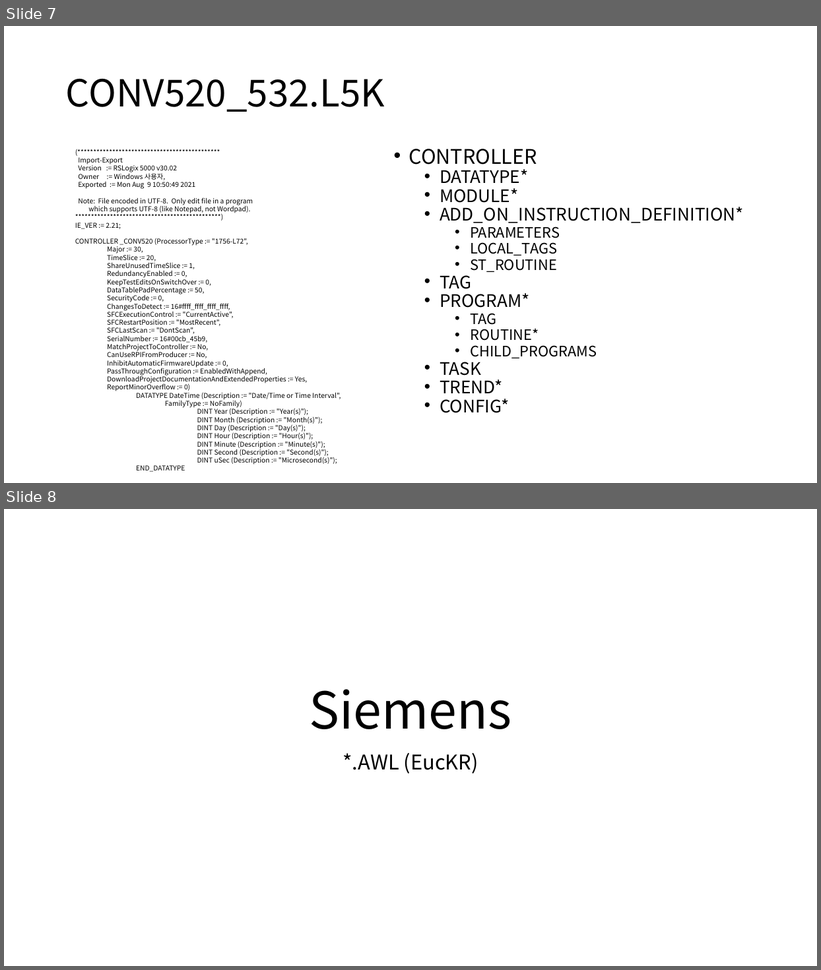
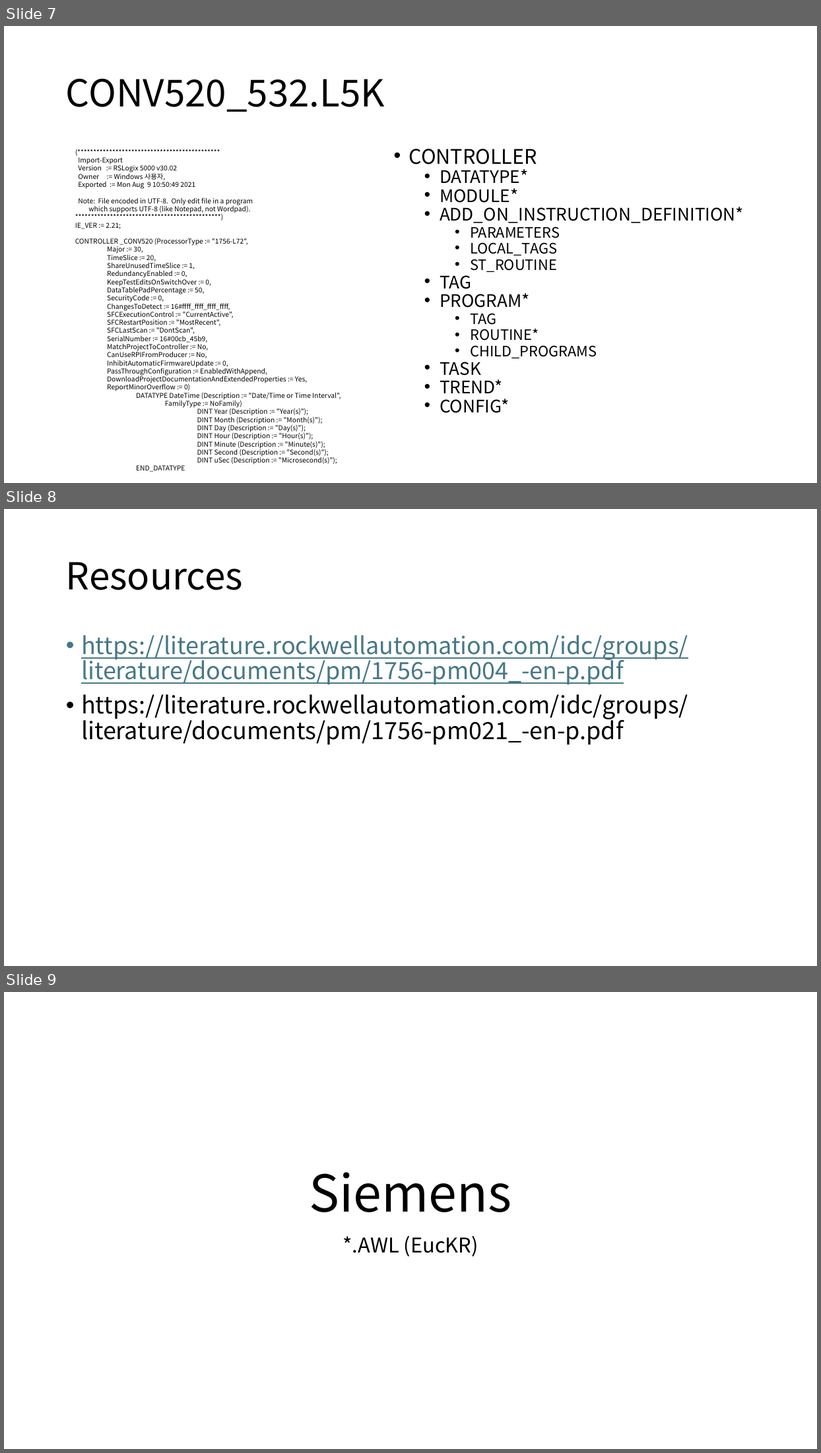
Before and after one commit to DualsoftDev/dsev2, a slide deck: src/misc/Plc2DS/PLC 역변환기.pptx. Shown one above the other, each under a label of ours: slides 7 and 8 before the commit, slides 7, 8 and 9 after it. The pictures are 821x970 and 821x1453 pixels, drawn with LibreOffice and Linux fonts; fonts in the diff are those of the drawing. Boxes give left, top, right and bottom in pixels: in the first picture for what was removed or moved away, otherwise in the second. Text is boxed around its words. In the diff, an @@ line names an element or a change of style, - is before the commit and + after.

```diff
--- a/src/misc/Plc2DS/PLC 역변환기.pptx
+++ b/src/misc/Plc2DS/PLC 역변환기.pptx
@@ slide 8 added at [4, 509, 817, 966], background #FFFFFF @@
@@ title added at [66, 562, 243, 590], 44 pt, text #000000 @@
+Resources
@@ text added at [81, 635, 688, 745], 28 pt, text #467886, underline @@
+• https://literature.rockwellautomation.com/idc/groups/literature/documents/pm/1756-pm004_-en-p.pdf
+• https://literature.rockwellautomation.com/idc/groups/literature/documents/pm/1756-pm021_-en-p.pdf
@@ what was slide 8 is now slide 9 @@
```
Also in this commit, not shown: 1 slide changed, 9 other files.
